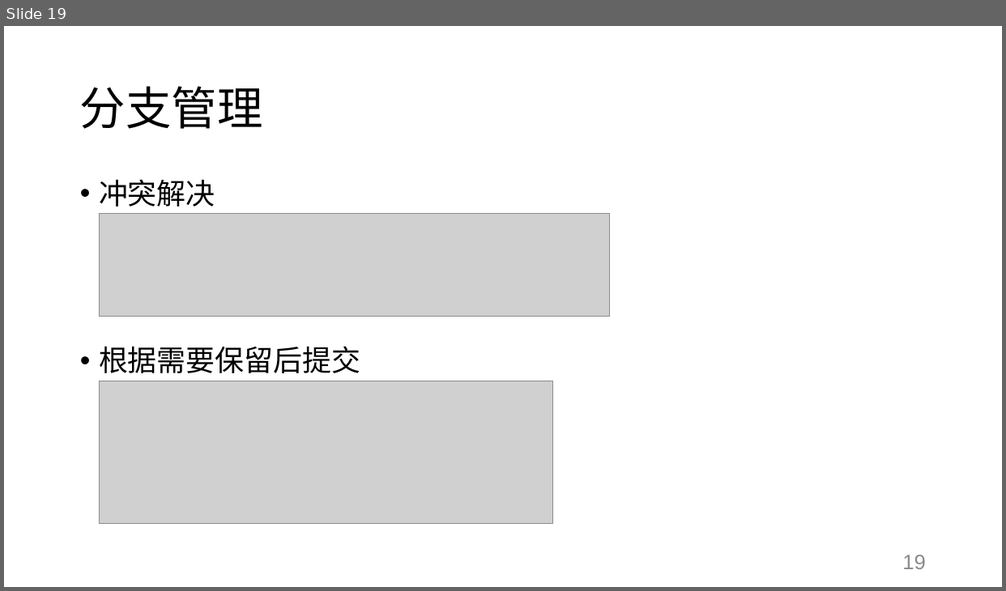
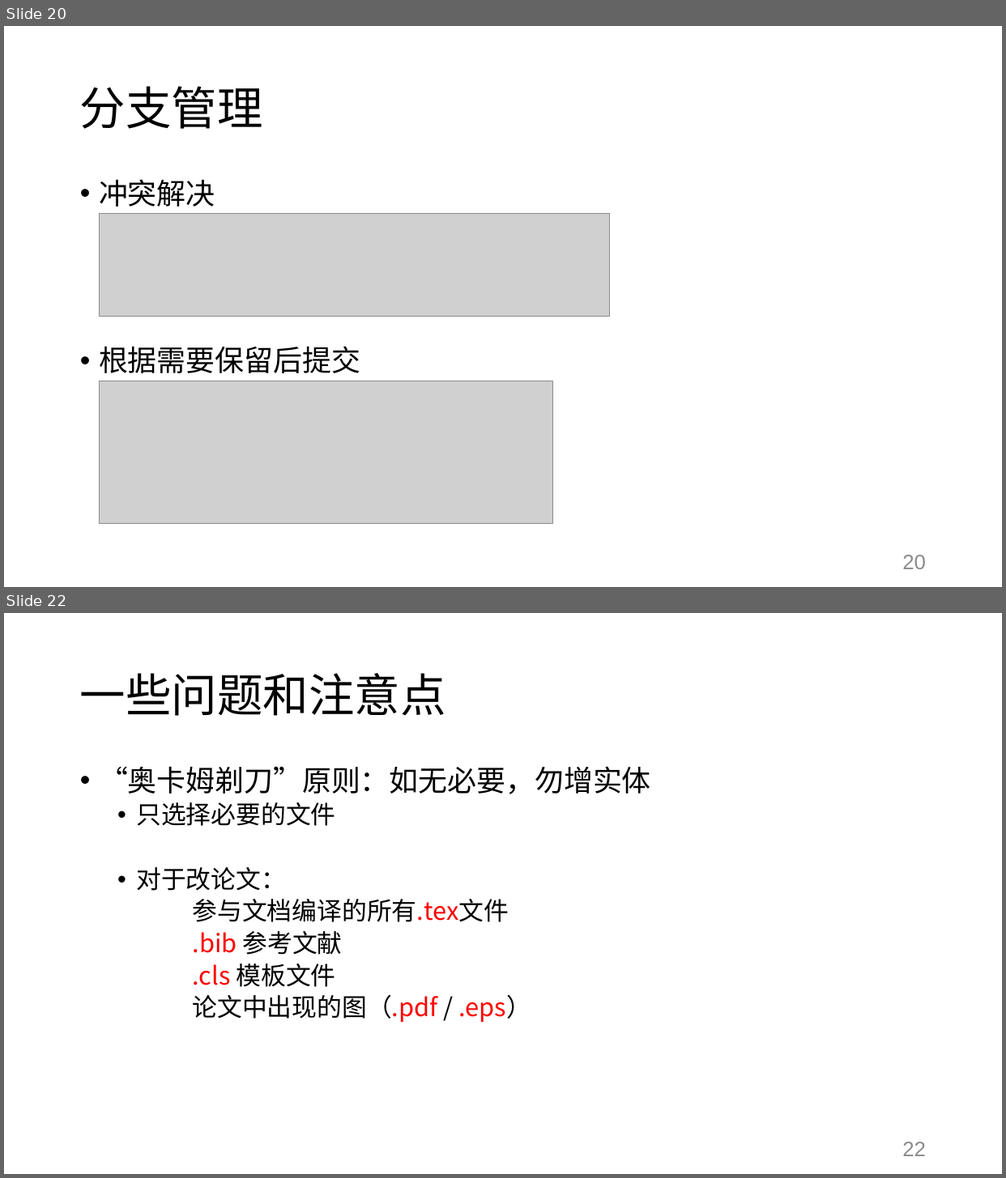
Before and after one commit to SwaggyZhang/Tutorial, a slide deck: 20220513.pptx. Shown one above the other, each under a label of ours: slide 19 before the commit, slides 20 and 22 after it; the slides between them are not shown. The pictures are 1006x591 and 1006x1178 pixels, drawn with LibreOffice and Linux fonts; fonts in the diff are those of the drawing; grey boxes stand for pictures. Boxes give left, top, right and bottom in pixels: in the first picture for what was removed or moved away, otherwise in the second. Text is boxed around its words. In the diff, an @@ line names an element or a change of style, - is before the commit and + after.

```diff
--- a/20220513.pptx
+++ b/20220513.pptx
@@ slide 22 added at [4, 613, 1002, 1174], background #FFFFFF @@
@@ title added at [80, 673, 446, 716], 44 pt, text #000000 @@
+一些问题和注意点
@@ text added at [99, 766, 651, 1022], 24 pt, text #000000 @@
+• “奥卡姆剃刀”原则：如无必要，勿增实体
+  • 只选择必要的文件
+  • 对于改论文：
+  参与文档编译的所有.tex文件
+  .bib 参考文献
+  .cls 模板文件
+  论文中出现的图（.pdf / .eps）
@@ page number added at [902, 1142, 926, 1157], 20 pt, text #8C8C8C @@
+22
@@ what was slide 19 is now slide 20 @@
@@ page number at [902, 555, 926, 570]: text changed @@
-19
+20
```
Also in this commit, not shown: 7 slides changed, 2 other slides added, 5 other files.
